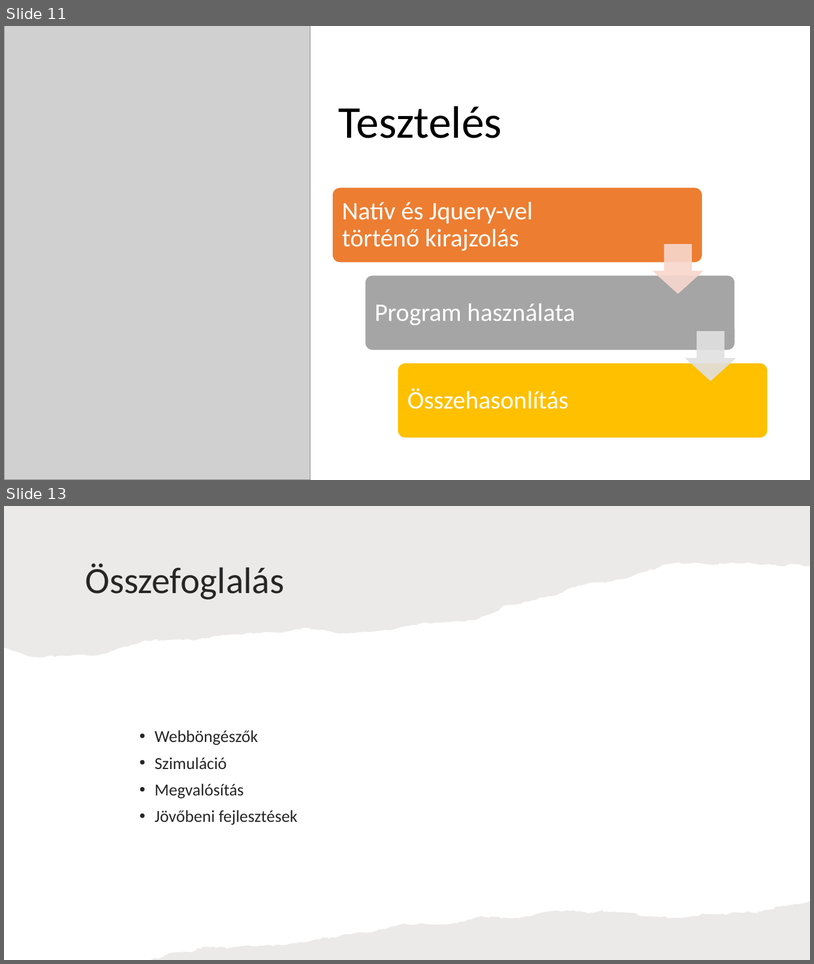
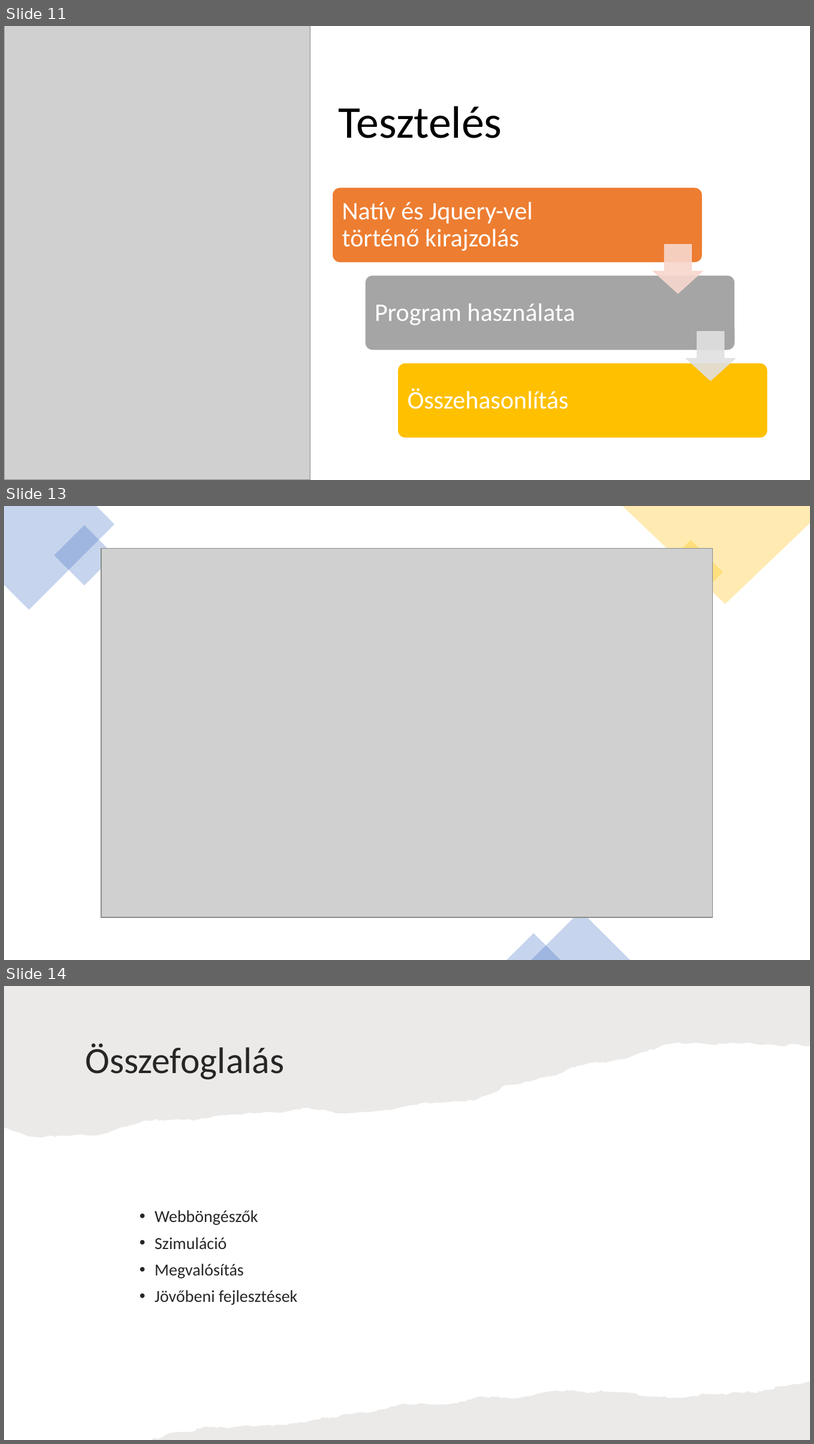
Before and after one commit to kardosi/Szakdolgozat, a slide deck: Szakdolgozat.pptx. Shown one above the other, each under a label of ours: slides 11 and 13 before the commit, slides 11, 13 and 14 after it; the slides between them are not shown. The pictures are 814x964 and 814x1444 pixels, drawn with LibreOffice and Linux fonts; fonts in the diff are those of the drawing; grey boxes stand for pictures. Boxes give left, top, right and bottom in pixels: in the first picture for what was removed or moved away, otherwise in the second. Text is boxed around its words. In the diff, an @@ line names an element or a change of style, - is before the commit and + after.

```diff
--- a/Szakdolgozat.pptx
+++ b/Szakdolgozat.pptx
@@ slide 13 added at <box>4,506,810,960</box>, background #FFFFFF @@
@@ freeform shape added at <box>4,506,115,610</box>, fill #4472C4 at 30% opacity @@
@@ freeform shape added at <box>623,506,810,604</box>, fill #FFC000 at 30% opacity @@
@@ rectangle added at <box>54,525,115,586</box>, fill #4472C4 at 30% opacity @@
@@ rectangle added at <box>659,540,723,604</box>, fill #FFC000 at 30% opacity @@
@@ picture added at <box>101,549,714,917</box> @@
@@ triangle added at <box>531,911,630,960</box>, fill #4472C4 at 30% opacity @@
@@ triangle added at <box>507,933,561,960</box>, fill #4472C4 at 30% opacity @@
@@ what was slide 13 is now slide 14 @@
```
Also in this commit, not shown: 2 slides changed, 1 other slide added, 1 slide removed.
